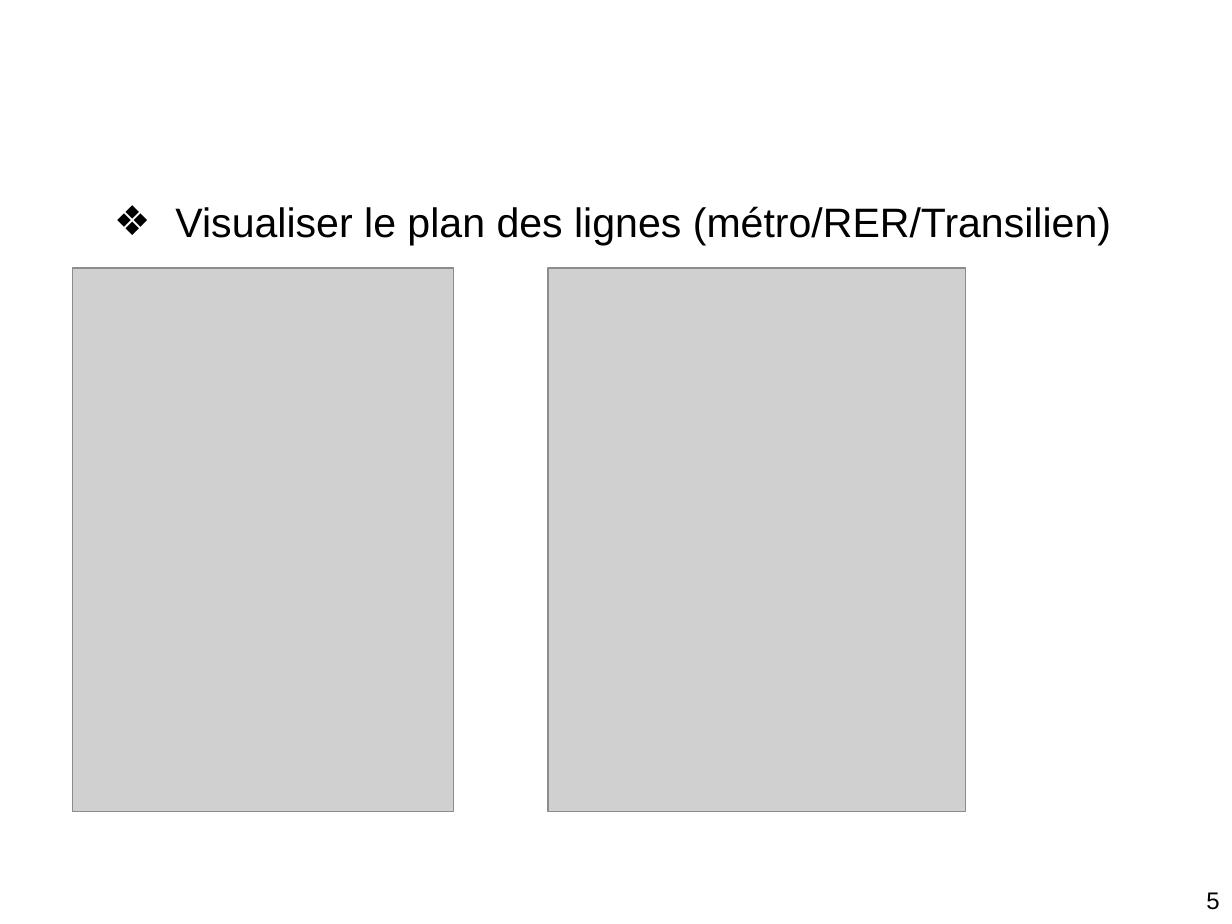
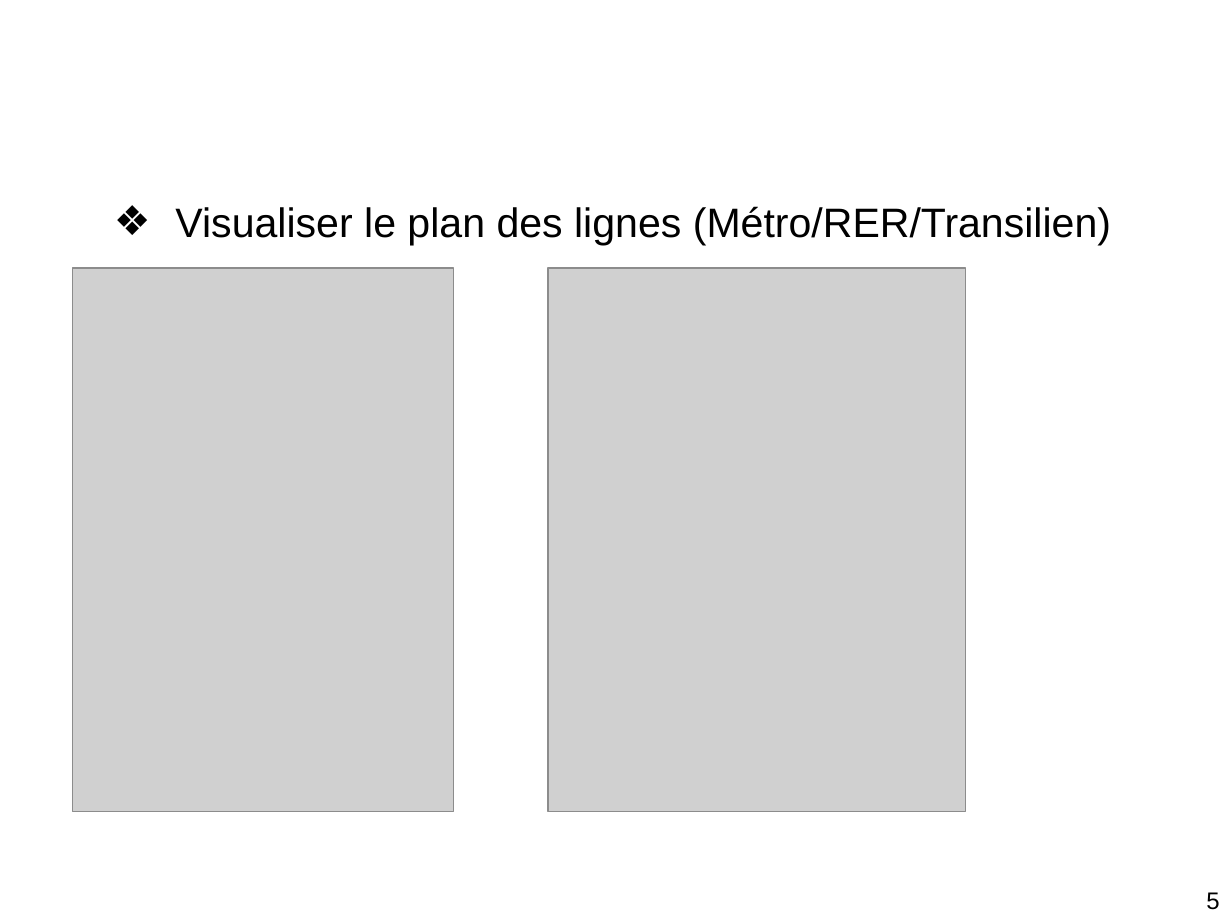
Before and after one commit to axelajv/FirefoxOS-ProjetDLL, a slide deck: slide 5 of PowerPoint/PPT Projet-DLL.ppt. Drawn at 1232x924 pixels with LibreOffice and Linux fonts; fonts in the diff are those of the drawing; grey boxes stand for pictures; background and template pictures are left out. Boxes give left, top, right and bottom in pixels: in the first picture for what was removed or moved away, otherwise in the second. Text is boxed around its words. In the diff, an @@ line names an element or a change of style, - is before the commit and + after.

```diff
--- a/PowerPoint/PPT Projet-DLL.ppt
+++ b/PowerPoint/PPT Projet-DLL.ppt
@@ text at (x1=175, y1=206, x2=1111, y2=245): text changed @@
-  ❖ Visualiser le plan des lignes (métro/RER/Transilien)
+  ❖ Visualiser le plan des lignes (Métro/RER/Transilien)
```
Also in this commit, not shown: 2 other slides changed, 4 other files.
